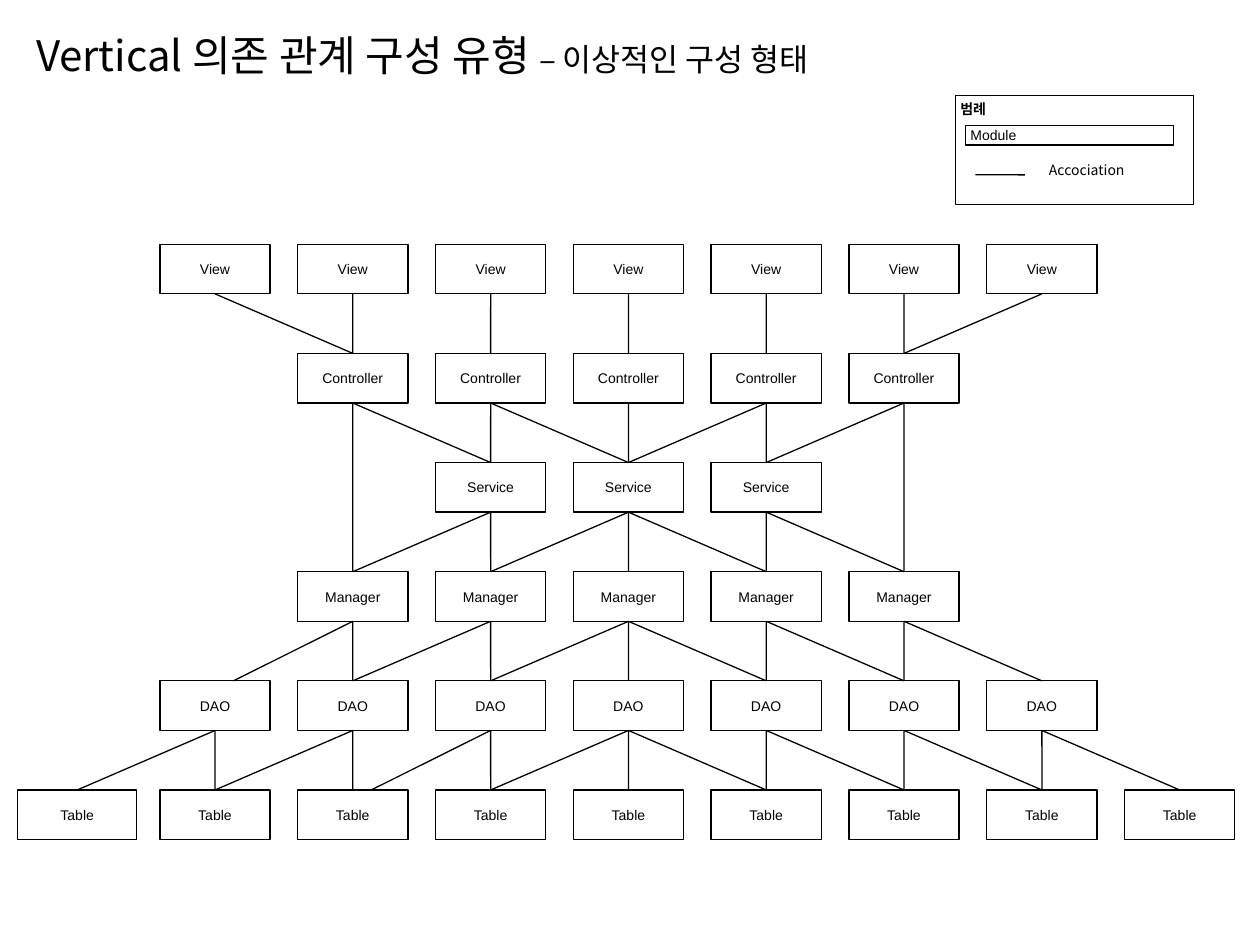
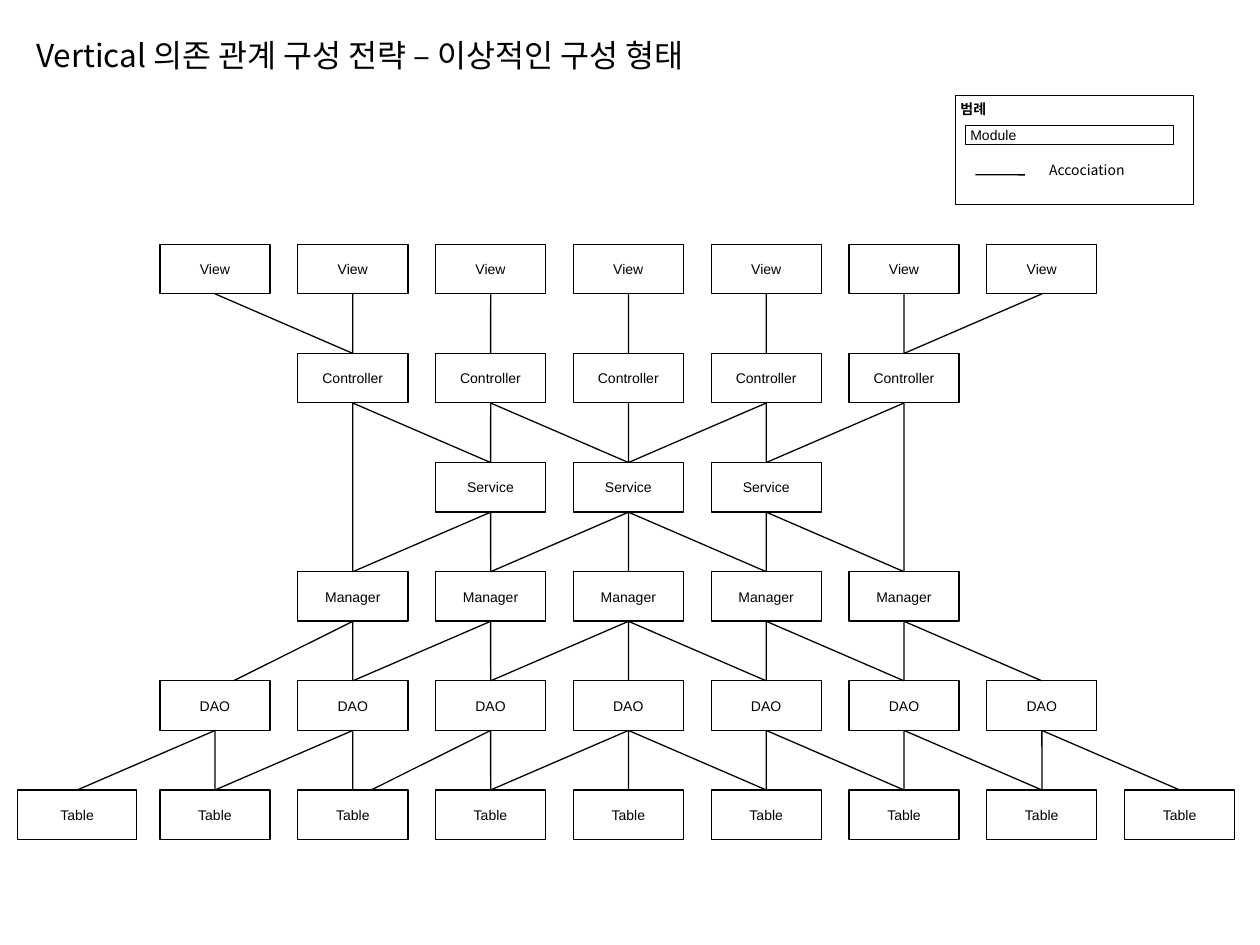
Before and after one commit to kwbaek/codelabor, a slide deck: slide 3 of documentation/0 architecture/design/TO-BE 설계 전술 (Layered Architecture).pptx (slide 12 before the commit). Drawn at 1260x945 pixels with LibreOffice and Linux fonts; fonts in the diff are those of the drawing. Boxes give left, top, right and bottom in pixels: in the first picture for what was removed or moved away, otherwise in the second. Text is boxed around its words. In the diff, an @@ line names an element or a change of style, - is before the commit and + after.

```diff
--- a/documentation/0 architecture/design/TO-BE 설계 전술 (Layered Architecture).pptx
+++ b/documentation/0 architecture/design/TO-BE 설계 전술 (Layered Architecture).pptx
@@ text at <box>36,40,683,70</box>: text changed; size 24 to 18 pt @@
-Vertical 의존 관계 구성 유형 – 이상적인 구성 형태
+Vertical 의존 관계 구성 전략 – 이상적인 구성 형태
```
Also in this commit, not shown: 10 other slides changed, 1 slide removed, 12 other files.
